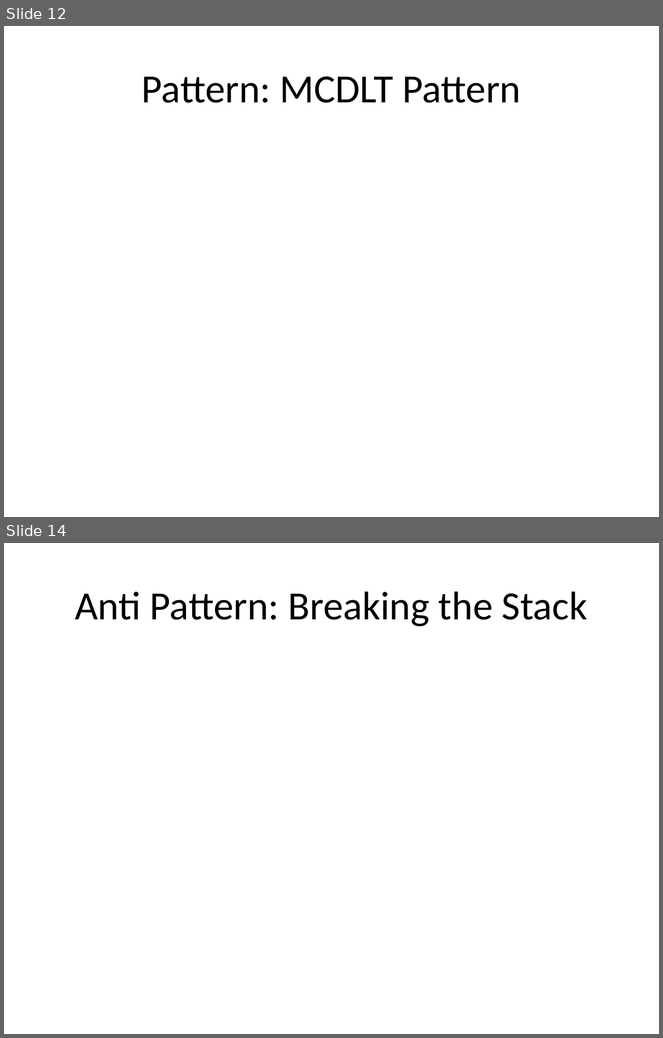
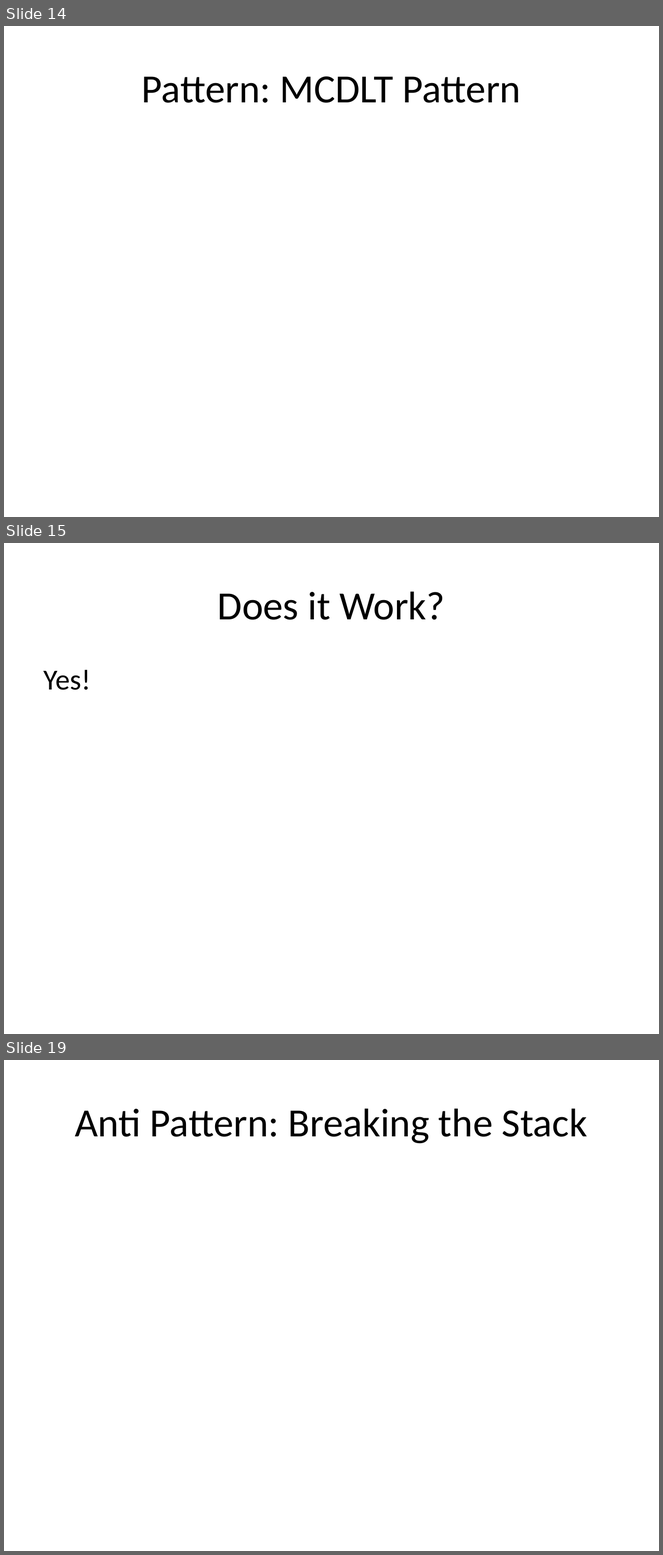
Before and after one commit to danielsomerfield/dev-nexus-presentation, a slide deck: deck/Dev Nexus Presentation.pptx. Shown one above the other, each under a label of ours: slides 12 and 14 before the commit, slides 14, 15 and 19 after it; the slides between them are not shown. The pictures are 663x1038 and 663x1555 pixels, drawn with LibreOffice and Linux fonts; fonts in the diff are those of the drawing. Boxes give left, top, right and bottom in pixels: in the first picture for what was removed or moved away, otherwise in the second. Text is boxed around its words. In the diff, an @@ line names an element or a change of style, - is before the commit and + after.

```diff
--- a/deck/Dev Nexus Presentation.pptx
+++ b/deck/Dev Nexus Presentation.pptx
@@ slide 15 added at (x1=4, y1=543, x2=659, y2=1034), background #FFFFFF @@
@@ title added at (x1=218, y1=591, x2=445, y2=620), 44 pt, text #000000 @@
+Does it Work?
@@ text added at (x1=44, y1=670, x2=91, y2=690), 32 pt, text #000000 @@
+Yes!
@@ what was slide 12 is now slide 14 @@
@@ what was slide 14 is now slide 19 @@
```
Also in this commit, not shown: 5 slides changed, 3 other slides added, 5 other files.
